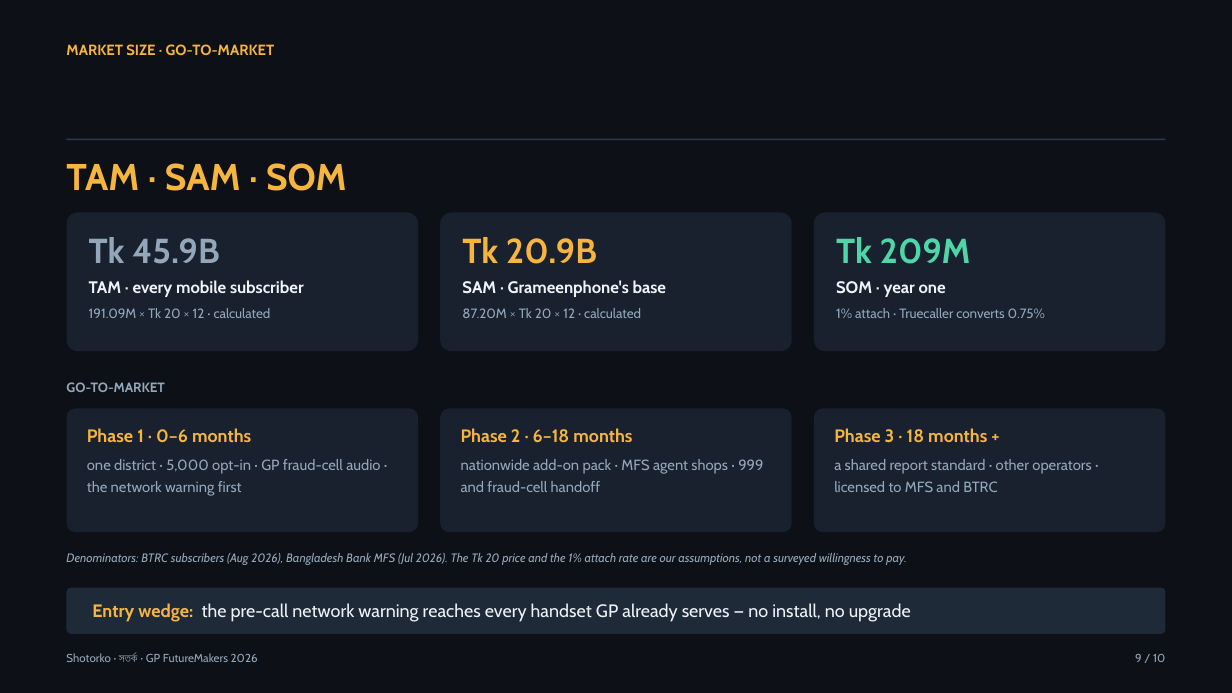
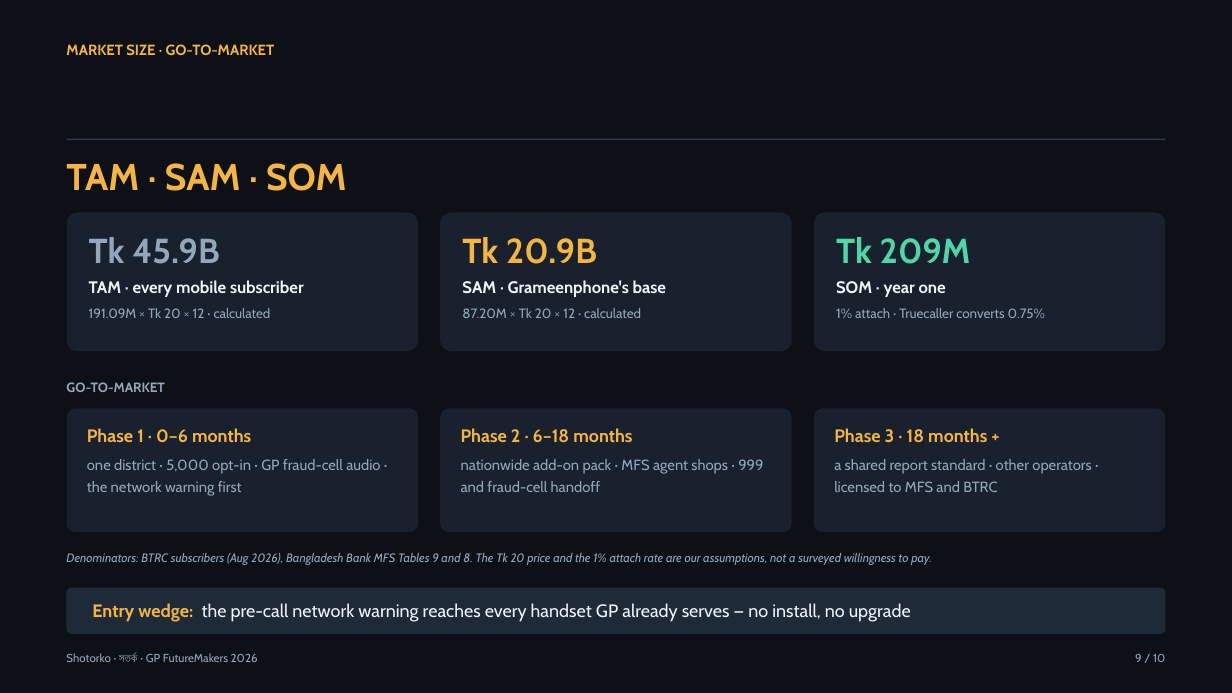
Before and after one commit to Mayamoho/shotorko-ai, a slide deck: slide 9 of pitch/Shotorko-GP-FutureMakers-2026.pptx. Drawn at 1232x693 pixels with LibreOffice and Linux fonts; fonts in the diff are those of the drawing. Boxes give left, top, right and bottom in pixels: in the first picture for what was removed or moved away, otherwise in the second. Text is boxed around its words. In the diff, an @@ line names an element or a change of style, - is before the commit and + after.

Commit message:
Add the presenter brief and stop claiming an unverifiable month
The slides were submitted, so the remaining risk is answering questions about
them. The Bangladesh Bank rows are now cited by table number rather than by a
month this machine cannot re-fetch, and dev/build-brief.py assembles a single
study document from the built .pptx, the deck markdown and the engine source:
how the prototype works, what the backend guarantees, every number with its
status, each slide with what to say and the trap to avoid, and the honest
limits to volunteer first.

```diff
--- a/pitch/Shotorko-GP-FutureMakers-2026.pptx
+++ b/pitch/Shotorko-GP-FutureMakers-2026.pptx
@@ text at (66,553,931,565): text changed @@
-Denominators: BTRC subscribers (Aug 2026), Bangladesh Bank MFS (Jul 2026). The Tk 20 price and the 1% attach rate are our assumptions, not a surveyed willingness to pay.
+Denominators: BTRC subscribers (Aug 2026), Bangladesh Bank MFS Tables 9 and 8. The Tk 20 price and the 1% attach rate are our assumptions, not a surveyed willingness to pay.
```
Also in this commit, not shown: 1 other slide changed, 6 other files.
